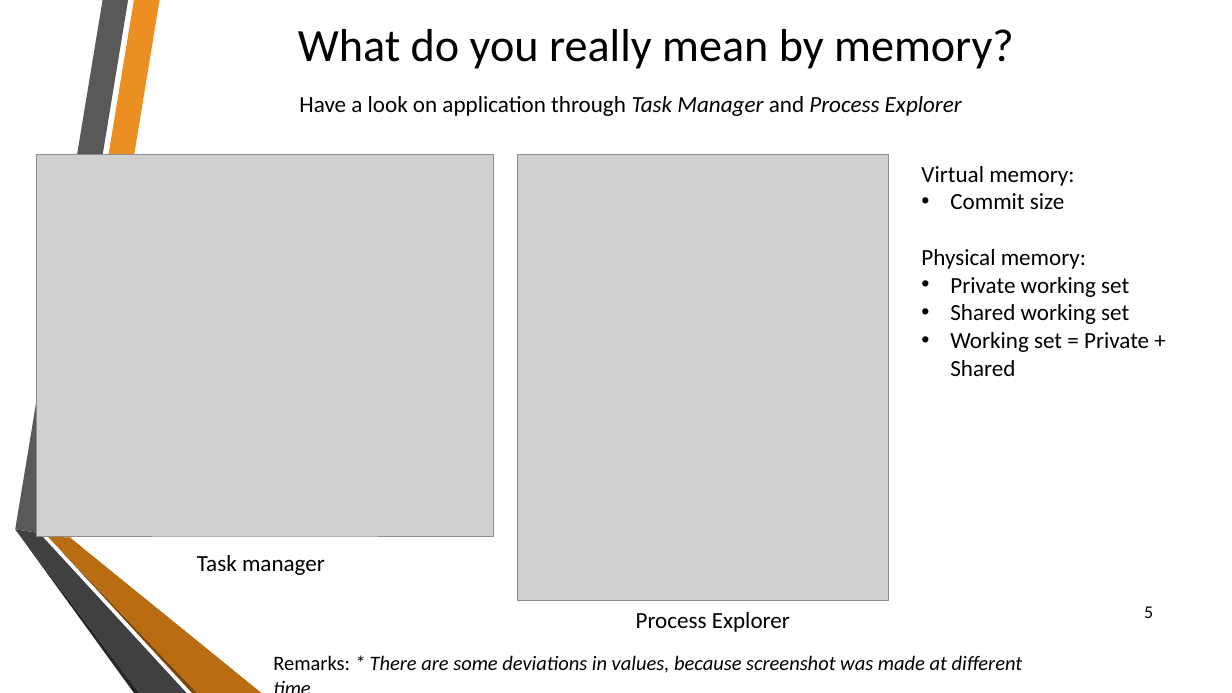
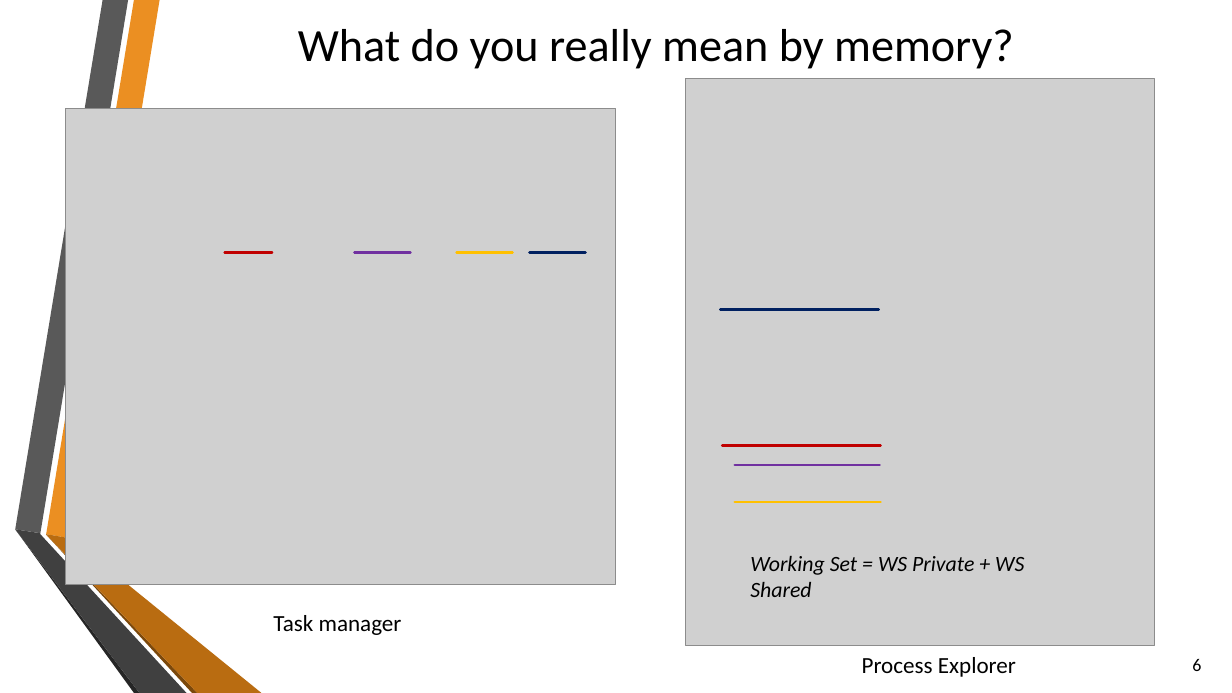
Before and after one commit to sflusov/IISSharingAssemblies, a slide deck: slide 6 of presentation/Sharing common assemblies.pptx (slide 5 before the commit). Drawn at 1232x693 pixels with LibreOffice and Linux fonts; fonts in the diff are those of the drawing; grey boxes stand for pictures; background and template pictures are left out. Boxes give left, top, right and bottom in pixels: in the first picture for what was removed or moved away, otherwise in the second. Text is boxed around its words. In the diff, an @@ line names an element or a change of style, - is before the commit and + after.

```diff
--- a/presentation/Sharing common assemblies.pptx
+++ b/presentation/Sharing common assemblies.pptx
@@ picture added at [686,79,1155,645] @@
@@ picture: place and size @@
-picture at [36,154,494,536]
+picture at [66,108,616,584]
@@ text removed at [299,96,962,116] @@
-Have a look on application through Task Manager and Process Explorer
@@ picture removed at [518,154,889,600] @@
@@ text removed at [921,166,1149,376] @@
-Virtual memory:
-• Commit size
-Physical memory:
-• Private working set
-• Shared working set
-• Working set = Private + Shared
@@ line added from (225, 252) to (272, 252), #C00000 2 pt @@
@@ line added from (355, 252) to (410, 252), #7030A0 2 pt @@
@@ line added from (457, 252) to (513, 252), #FFC000 2 pt @@
@@ line added from (530, 252) to (586, 252), #002060 2 pt @@
@@ line added from (721, 310) to (879, 310), #002060 2 pt @@
@@ line added from (723, 445) to (881, 445), #C00000 2 pt @@
@@ line added from (735, 465) to (880, 465), #7030A0 2 pt @@
@@ line added from (735, 502) to (881, 502), #FFC000 2 pt @@
@@ text added at [750,556,1024,597], 17 pt, text #000000, italic @@
+Working Set = WS Private + WS Shared
@@ text "Task manager": place and size @@
-text "Task manager" at [197,555,325,575]
+text "Task manager" at [273,615,402,635]
@@ text removed at [273,655,1023,673] @@
-Remarks: * There are some deviations in values, because screenshot was made at different time
@@ text "Process Explorer": place and size @@
-text "Process Explorer" at [636,612,790,632]
+text "Process Explorer" at [862,657,1016,677]
@@ page number at [1192,659,1201,671]: text changed @@
-5
+6
```
Also in this commit, not shown: 11 other slides changed, 3 slides added.
